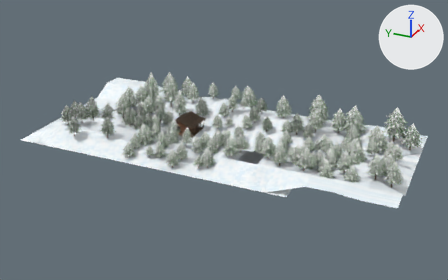
A saved change to the glTF model src/models/env/mountains_and_stuff2.glb.
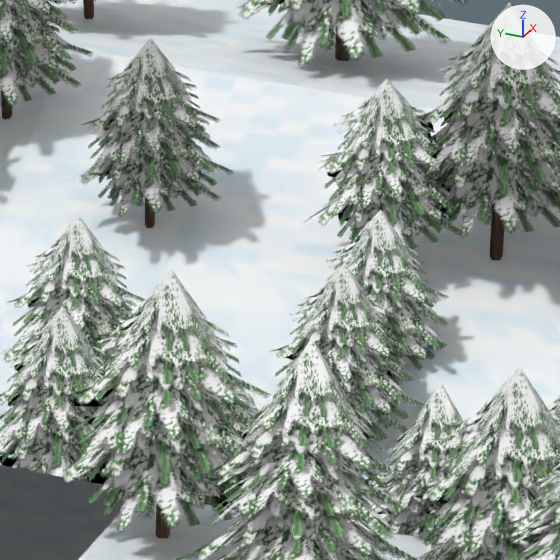
The first picture shows the older version from a 50 mm camera at (-136.7, -73.8, 67.5) aimed at (-0.4, -12.4, -0.7). The close-ups show both versions on the part from 57% to 67% of the width and 40% to 57% of the height of that picture; other places that the commit changed are outside them. Every picture has the same lights, and +X, +Y and +Z are marked at upper right. Where no turn or scale is listed for an object, it has been applied to the vertices.

The first close-up shows 'Plane.001', 'Plane.002', 'tree.010', 'tree.011', 'tree.012', 'tree.014', 'tree.024', 'tree.061', 'tree.066', 'tree.075', 'tree.080', 'tree.084'.
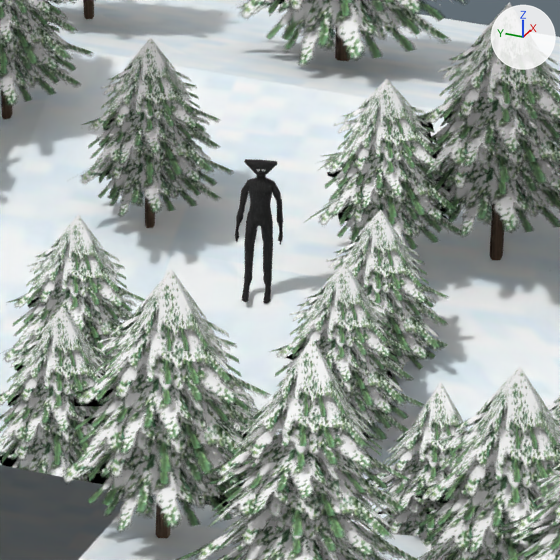
Boxes [x1, y1, x2, y2] around the edits, measured in the close-ups (560 x 560 px):
'boisvert', added (black): after [235, 159, 283, 303]

Diff of the bpy script that builds the scene:
```diff
--- a/src/models/env/mountains_and_stuff2.glb.py
+++ b/src/models/env/mountains_and_stuff2.glb.py
@@ img_bois_map @@
+img_bois_map = load_image('bois-map', '_unpacked/bois-map', 256, 256, 'sRGB')
@@ mat_hero_001 @@
+mat_hero_001 = principled_material('hero.001')
+mat_hero_001.texture = img_bois_map
+mat_hero_001.roughness = 1.0
@@ me_male_player_001 @@
+me_male_player_001.from_pydata(...)  # 330 vertices, 651 faces; spans x -0.25..0.33, y -0.53..0.54, z 0.03..3.4
+me_male_player_001.materials.append(mat_hero_001)  # picture img_bois_map
@@ ob_boisvert @@
+ob_boisvert = bpy.data.objects.new('boisvert', me_male_player_001)
+ob_boisvert.location = (4.96, -24.99, -0.04)
```
